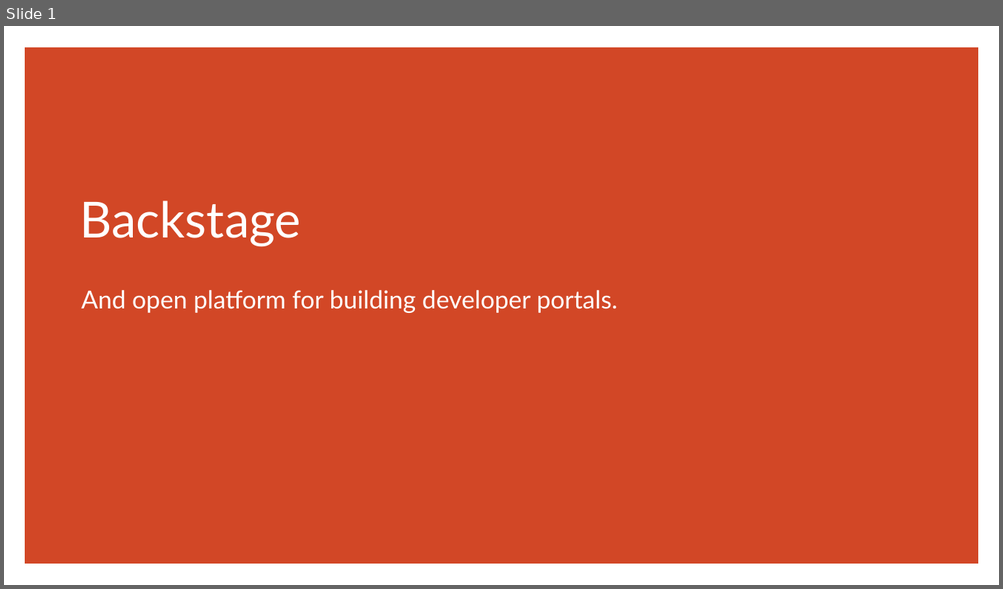
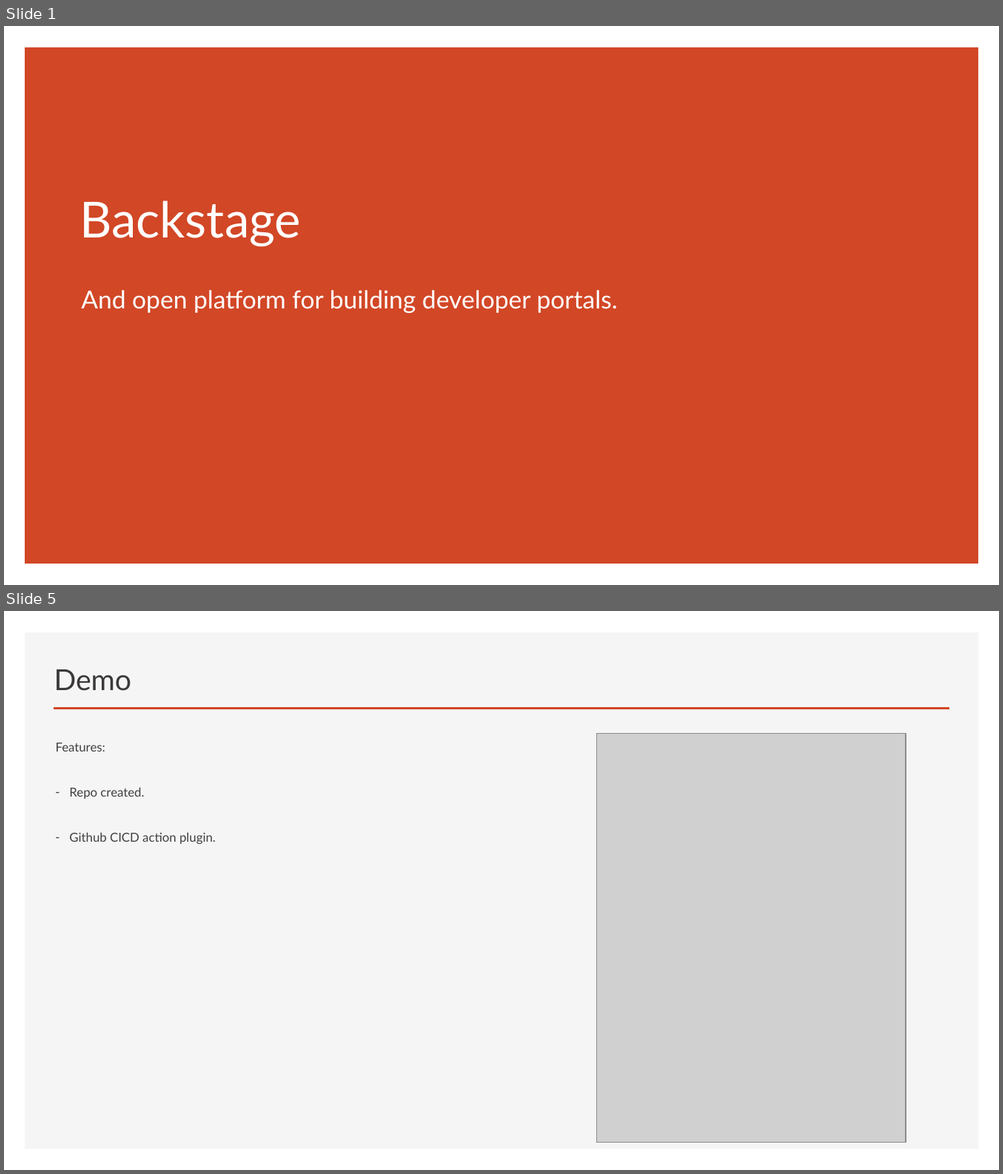
Before and after one commit to hieutnbk2011/backstage-demo, a slide deck: Backstage Presentation.pptx. Shown one above the other, each under a label of ours: slide 1 before the commit, slides 1 and 5 after it; the slides between them are not shown. The pictures are 1003x589 and 1003x1174 pixels, drawn with LibreOffice and Linux fonts; fonts in the diff are those of the drawing; grey boxes stand for pictures. Boxes give left, top, right and bottom in pixels: in the first picture for what was removed or moved away, otherwise in the second. Text is boxed around its words. In the diff, an @@ line names an element or a change of style, - is before the commit and + after.

```diff
--- a/Backstage Presentation.pptx
+++ b/Backstage Presentation.pptx
@@ slide 5 added at bbox=[4, 611, 999, 1170], background #FFFFFF @@
@@ rectangle added at bbox=[25, 632, 979, 1150], fill #F5F5F5 @@
@@ title added at bbox=[54, 669, 132, 691], 28 pt, text #3B3838 @@
+Demo
@@ line added from (54, 709) to (949, 709), #D24726 2 pt @@
@@ text added at bbox=[56, 743, 216, 844], 12 pt, text #404040 @@
+Features:
+– Repo created.
+– Github CICD action plugin.
@@ picture added at bbox=[597, 734, 906, 1144] @@
```
Also in this commit, not shown: 2 slides changed, 1 other slide added, 2 slides removed.
